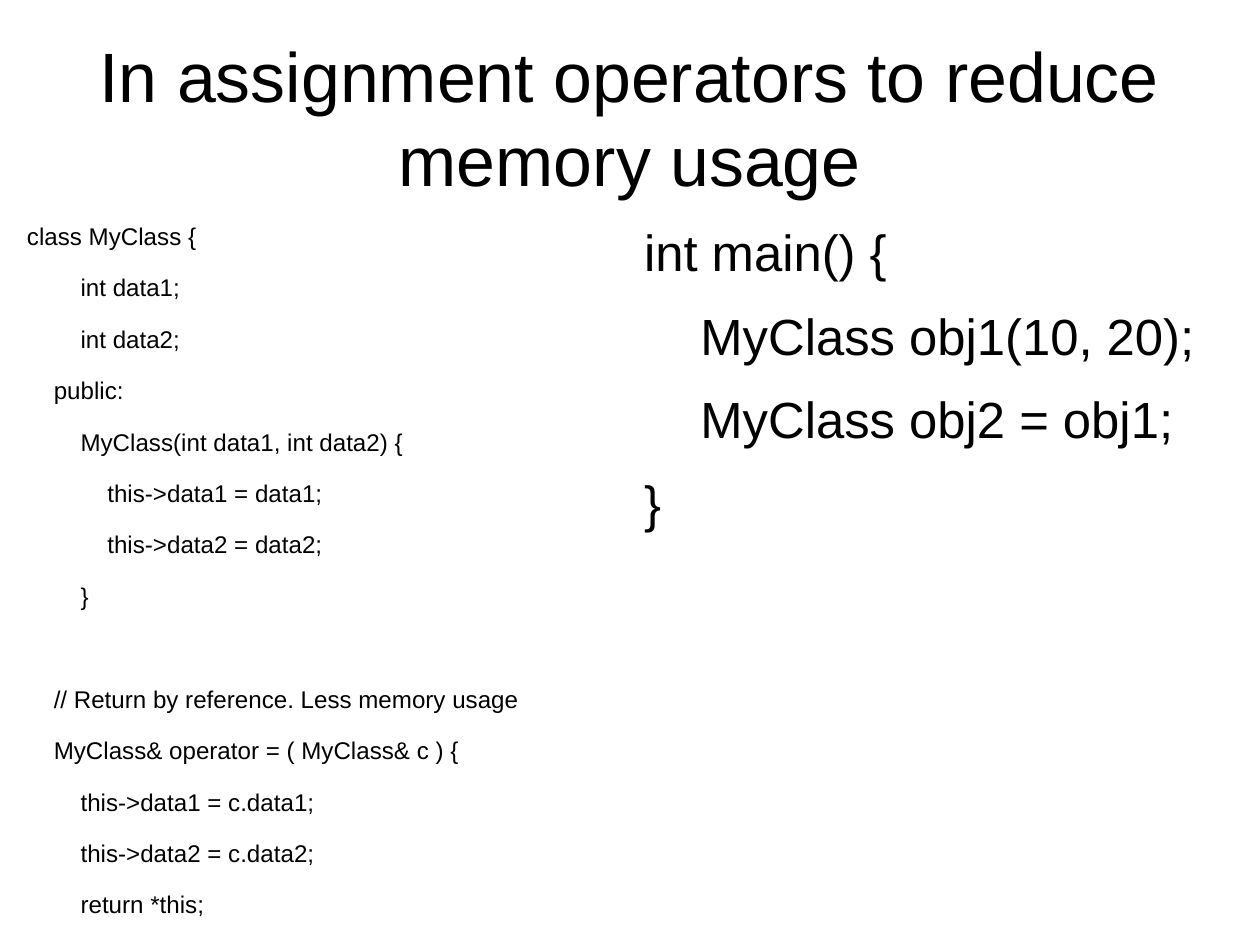
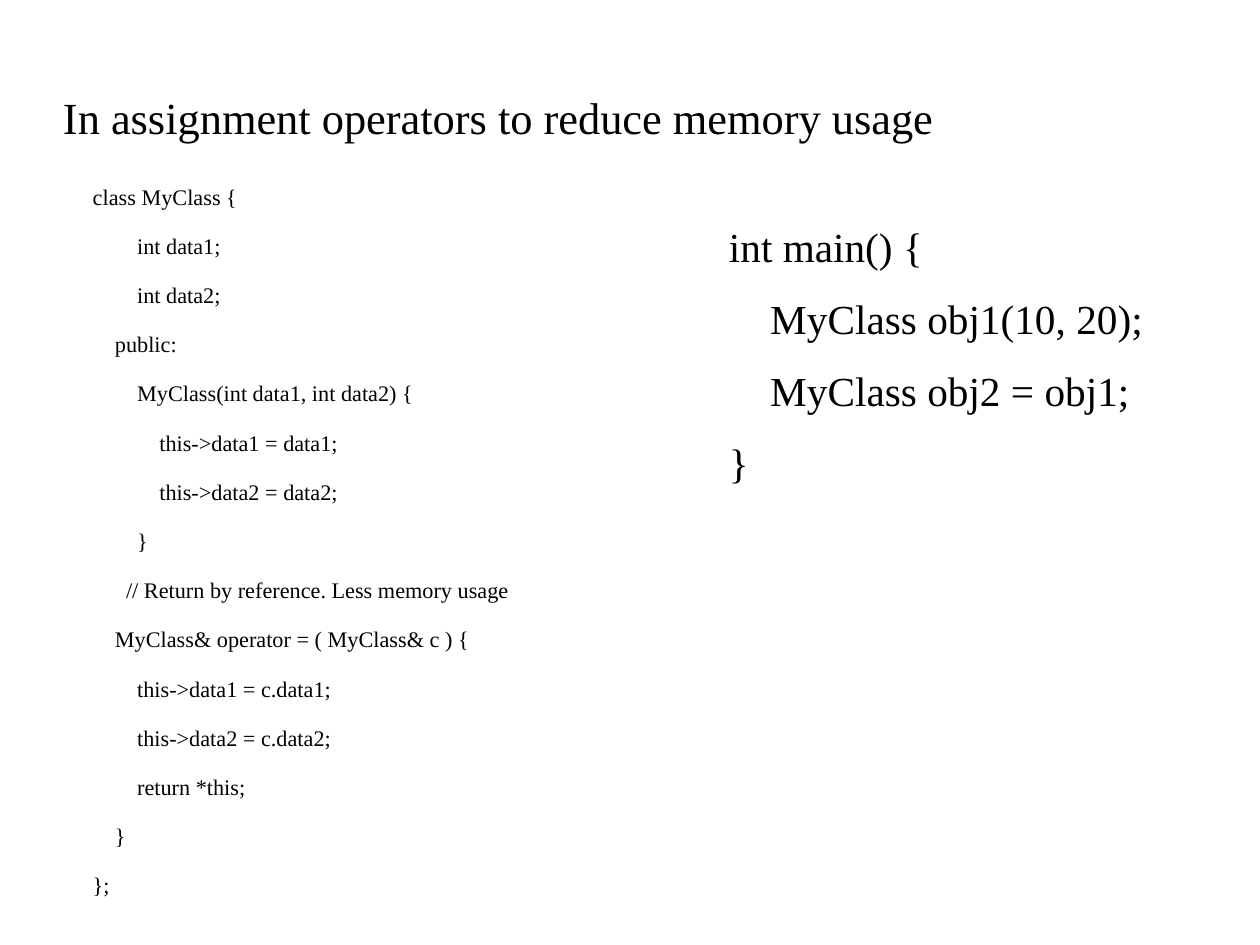
Before and after one commit to kks32/cpp-software-development, a slide deck: slide 8 of Ex8_Pointers_III/Ex8_Pointers-III.odp. Drawn at 1260x945 pixels with LibreOffice and Linux fonts; fonts in the diff are those of the drawing; background and template pictures are left out. Boxes give left, top, right and bottom in pixels: in the first picture for what was removed or moved away, otherwise in the second. Text is boxed around its words. In the diff, an @@ line names an element or a change of style, - is before the commit and + after.

```diff
--- a/Ex8_Pointers_III/Ex8_Pointers-III.odp
+++ b/Ex8_Pointers_III/Ex8_Pointers-III.odp
@@ title "In assignment operators to reduce ...": place and size @@
-title "In assignment operators to reduce ..." at [99,51,1158,199]
+title "In assignment operators to reduce ..." at [63,103,933,143]
@@ title "In assignment operators to reduce ..." at [63,103,933,143]: size 44 to 28 pt, font Arial to Times New Roman; alignment centre to left @@
@@ text "class MyClass {": place and size @@
-text "class MyClass {" at [27,227,518,916]
+text "class MyClass {" at [93,189,509,799]
@@ text "class MyClass {" at [93,189,509,799]: size 15.2 to 14 pt, font Arial to Times New Roman @@
@@ text "int main() {": place and size @@
-text "int main() {" at [644,234,1194,449]
+text "int main() {" at [729,233,1142,415]
@@ text "int main() {" at [729,233,1142,415]: size 32 to 26 pt, font Arial to Times New Roman @@
```
Also in this commit, not shown: 7 other slides changed, 2 slides added, 1 other file.
